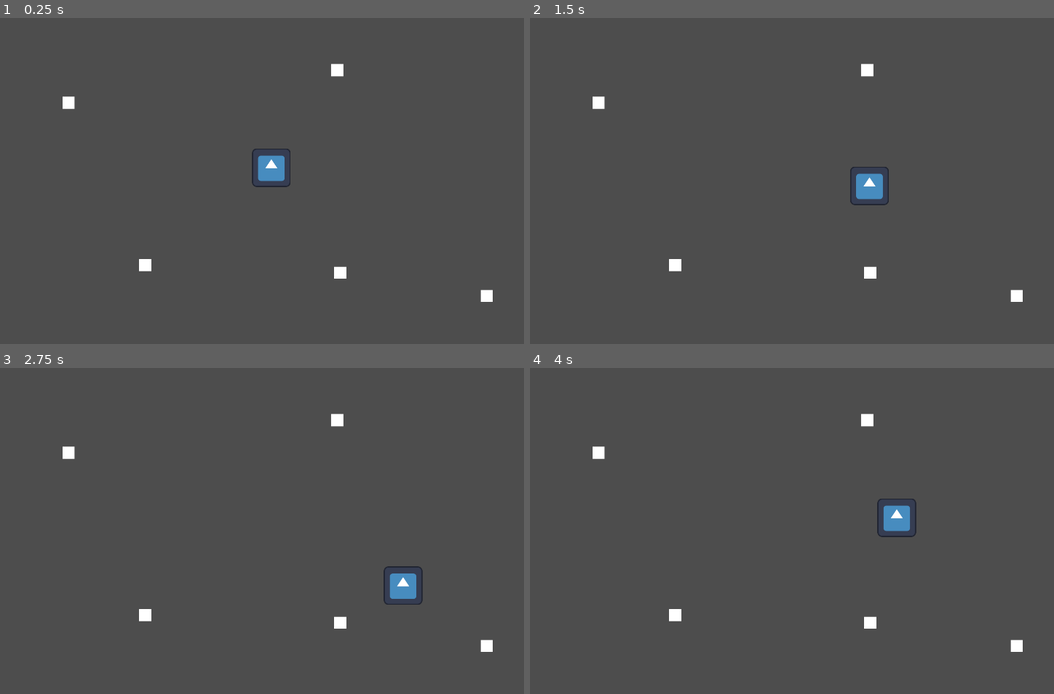
Above: before the commit, frames 1-4 (two rows, left to right).
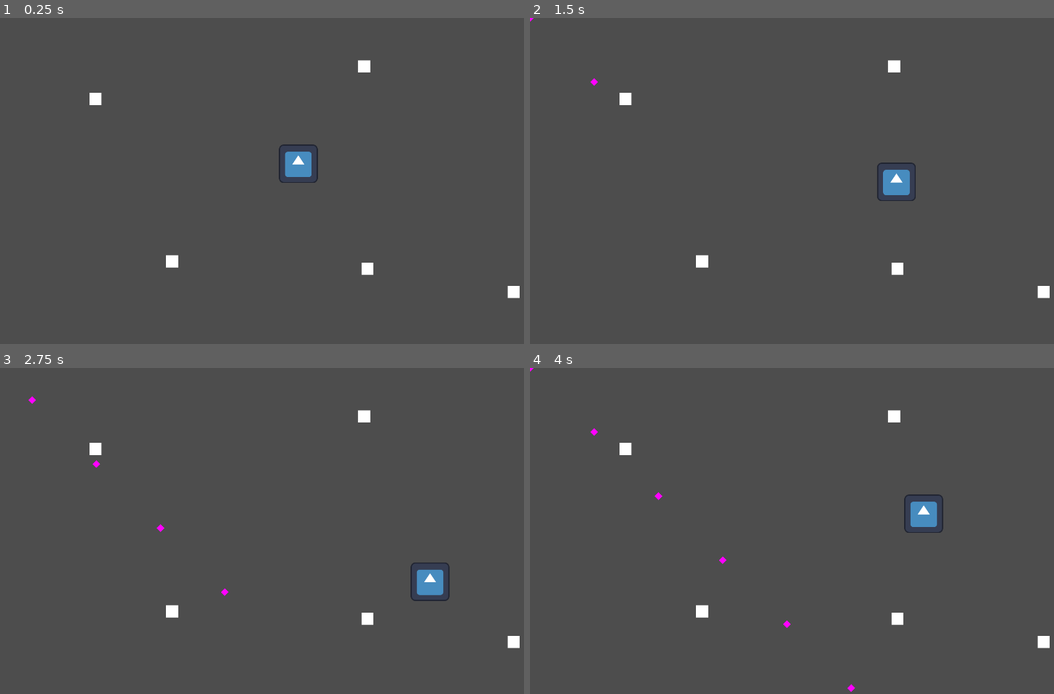
Above: after the commit, the same moments.

Repository: Lukko-Digital/Marotte
Game: Godot game, scene res://bullet_hell/bullet_hell_game.tscn
The game is run twice, just before and just after one commit, with the same random seed, the same clock (stepped at 60 frames per second) and the same inputs. This scene is started directly instead of the project's main scene. The engine's default icon, where the game draws it, is replaced by a stand-in: a white triangle on a blue panel in a dark square.
Inputs (mouse positions are in pixels of both pictures, inside the frame that each line leads up to):
- Up to frame 1 (0.25 s): no input
- Up to frame 2 (1.5 s): tap Enter at 0.5 s; move the mouse to (949, 164) at 0.52 s; hold D (right) 0.53-1.28 s; tap Space (space) at 0.6, 1.35 s; move the mouse to (702, 197) at 1.27 s; hold S (down) from 1.28 s (still down)
- Up to frame 3 (2.75 s): move the mouse to (351, 459) at 2.02 s; release S (down) at 2.03 s; hold D (right) from 2.03 s (still down); tap Space (space) at 2.1 s
- Up to frame 4 (4 s): move the mouse to (792, 596) at 2.77 s; release D (right) at 2.78 s; hold W (up) 2.78-3.53 s; tap Space (space) at 2.85, 3.6 s; move the mouse to (996, 579) at 3.52 s; hold A (left) from 3.53 s (still down)

The runs differ from the first frame. In frame 1, 1.9% of the frame differs, in the area x 11-100%, y 12-88%; in frame 2, 1.9%; in frame 3, 2.0%; in frame 4, 2.0%, in the area x 0-100%, y 0-100%.

Commit message:
shoot bullets from top left

Diff:
--- /dev/null
+++ b/bullet_hell/bullet_hell_game.gd
@@ -0,0 +1,18 @@
+extends Node2D
+
+@onready var bullet_scene = preload("res://bullet_hell/bullet.tscn")
+@onready var timer: Timer = $Timer
+
+func _ready():
+	timer.wait_time = 0.5
+
+func _process(delta):
+	pass
+
+func spawn_bullet():
+	var instance = bullet_scene.instantiate()
+	instance.start(Vector2(0,0), Vector2(1,1))
+	add_child(instance)
+
+func _on_timer_timeout():
+	spawn_bullet()
--- a/bullet_hell/bullet_hell_game.tscn
+++ b/bullet_hell/bullet_hell_game.tscn
@@ -1,43 +1,50 @@
-[gd_scene load_steps=2 format=3 uid="uid://dj6e7xh4njtlj"]
+[gd_scene load_steps=3 format=3 uid="uid://dj6e7xh4njtlj"]
 
 [ext_resource type="PackedScene" uid="uid://dxtfc3ofiogqk" path="res://bullet_hell/bh_player.tscn" id="1_le3bt"]
+[ext_resource type="Script" path="res://bullet_hell/bullet_hell_game.gd" id="1_ruomc"]
 
 [node name="bullet_hell_game" type="Node2D"]
-position = Vector2(896, 496)
+script = ExtResource("1_ruomc")
 
 [node name="bh_player" parent="." instance=ExtResource("1_le3bt")]
+position = Vector2(985, 483)
 
 [node name="ColorRect" type="ColorRect" parent="."]
-offset_left = 197.0
-offset_top = -343.0
-offset_right = 237.0
-offset_bottom = -303.0
+offset_left = 1182.0
+offset_top = 140.0
+offset_right = 1222.0
+offset_bottom = 180.0
 metadata/_edit_use_anchors_ = true
 
 [node name="ColorRect2" type="ColorRect" parent="."]
-offset_left = 208.0
-offset_top = 328.0
-offset_right = 248.0
-offset_bottom = 368.0
+offset_left = 1193.0
+offset_top = 811.0
+offset_right = 1233.0
+offset_bottom = 851.0
 metadata/_edit_use_anchors_ = true
 
 [node name="ColorRect3" type="ColorRect" parent="."]
-offset_left = -437.0
-offset_top = 303.0
-offset_right = -397.0
-offset_bottom = 343.0
+offset_left = 548.0
+offset_top = 786.0
+offset_right = 588.0
+offset_bottom = 826.0
 metadata/_edit_use_anchors_ = true
 
 [node name="ColorRect4" type="ColorRect" parent="."]
-offset_left = 691.0
-offset_top = 405.0
-offset_right = 731.0
-offset_bottom = 445.0
+offset_left = 1676.0
+offset_top = 888.0
+offset_right = 1716.0
+offset_bottom = 928.0
 metadata/_edit_use_anchors_ = true
 
 [node name="ColorRect5" type="ColorRect" parent="."]
-offset_left = -690.0
-offset_top = -235.0
-offset_right = -650.0
-offset_bottom = -195.0
+offset_left = 295.0
+offset_top = 248.0
+offset_right = 335.0
+offset_bottom = 288.0
 metadata/_edit_use_anchors_ = true
+
+[node name="Timer" type="Timer" parent="."]
+autostart = true
+
+[connection signal="timeout" from="Timer" to="." method="_on_timer_timeout"]
